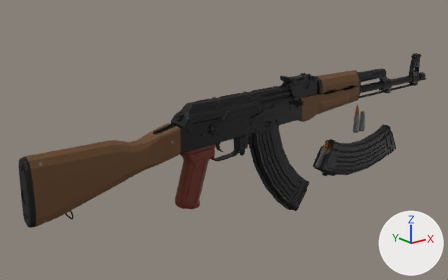
Two versions of the glTF model assets/models/low-poly_akm.glb, one commit apart.
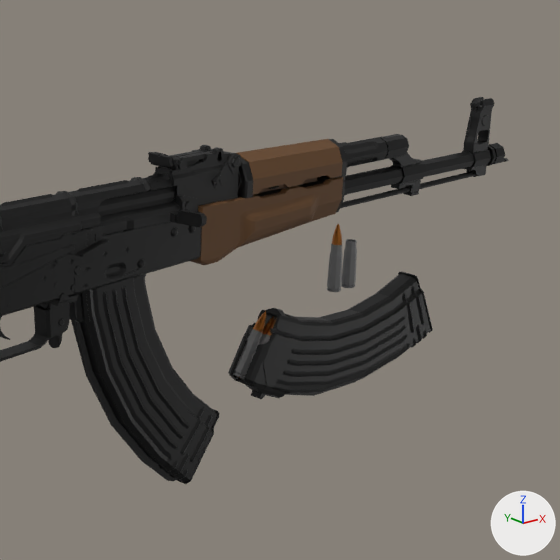
Old and new are each drawn whole from a camera (50 mm lens) standing at (-6.38, -7.58, 2.84) and looking at (0.1, 0.52, -0.39) and again close up on the part from 49% to 100% of the width and 5% to 86% of the height. The axes (+X, +Y, +Z) are drawn at lower right. The lights are the same throughout. The last two pictures show the newer version. Where no turn or scale is listed for an object, it has been applied to the vertices.
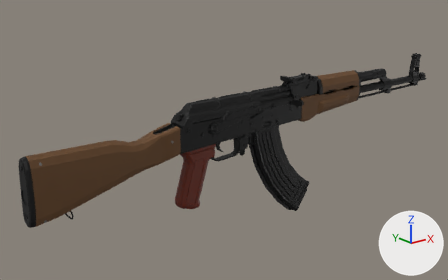
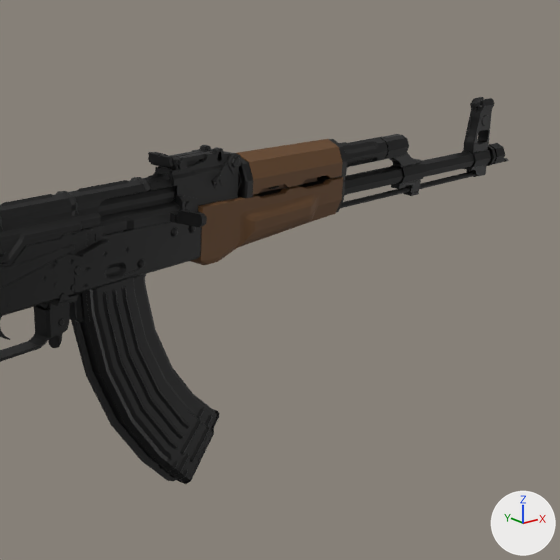
Patch to the scene script:
```diff
--- a/assets/models/low-poly_akm.glb.py
+++ b/assets/models/low-poly_akm.glb.py
@@ ob_object_30 @@
-ob_object_30 = bpy.data.objects.new('Object_30', me_object_15)
-ob_object_30.location = (3.198, 0.0, -0.484)
@@ ob_object_33 @@
-ob_object_33 = bpy.data.objects.new('Object_33', me_object_17)
-ob_object_33.location = (3.021, 0.0, -0.4)
@@ ob_object_34 @@
-ob_object_34 = bpy.data.objects.new('Object_34', me_object_18)
-ob_object_34.location = (3.021, 0.0, -0.4)
@@ ob_object_38 @@
-ob_object_38 = bpy.data.objects.new('Object_38', me_object_20)
-ob_object_38.location = (3.166, 0.0, -1.122)
@@ ob_object_39 @@
-ob_object_39 = bpy.data.objects.new('Object_39', me_object_21)
-ob_object_39.location = (3.166, 0.0, -1.122)
@@ ob_object_40 @@
-ob_object_40 = bpy.data.objects.new('Object_40', me_object_22)
-ob_object_40.location = (3.166, 0.0, -1.122)
```

Boxes (x1, y1, x2, y2) around the edits, measured in the close-ups (560 x 560 px):
'Object_38', deleted (black)
    before: (228, 271, 433, 399)
'Object_39', deleted
    before: (233, 329, 270, 380)
'Object_30', deleted
    before: (341, 239, 357, 288)
'Object_33', deleted
    before: (327, 244, 343, 292)
'Object_40', deleted
    before: (237, 311, 277, 378)
'Object_34', deleted
    before: (332, 224, 342, 245)
